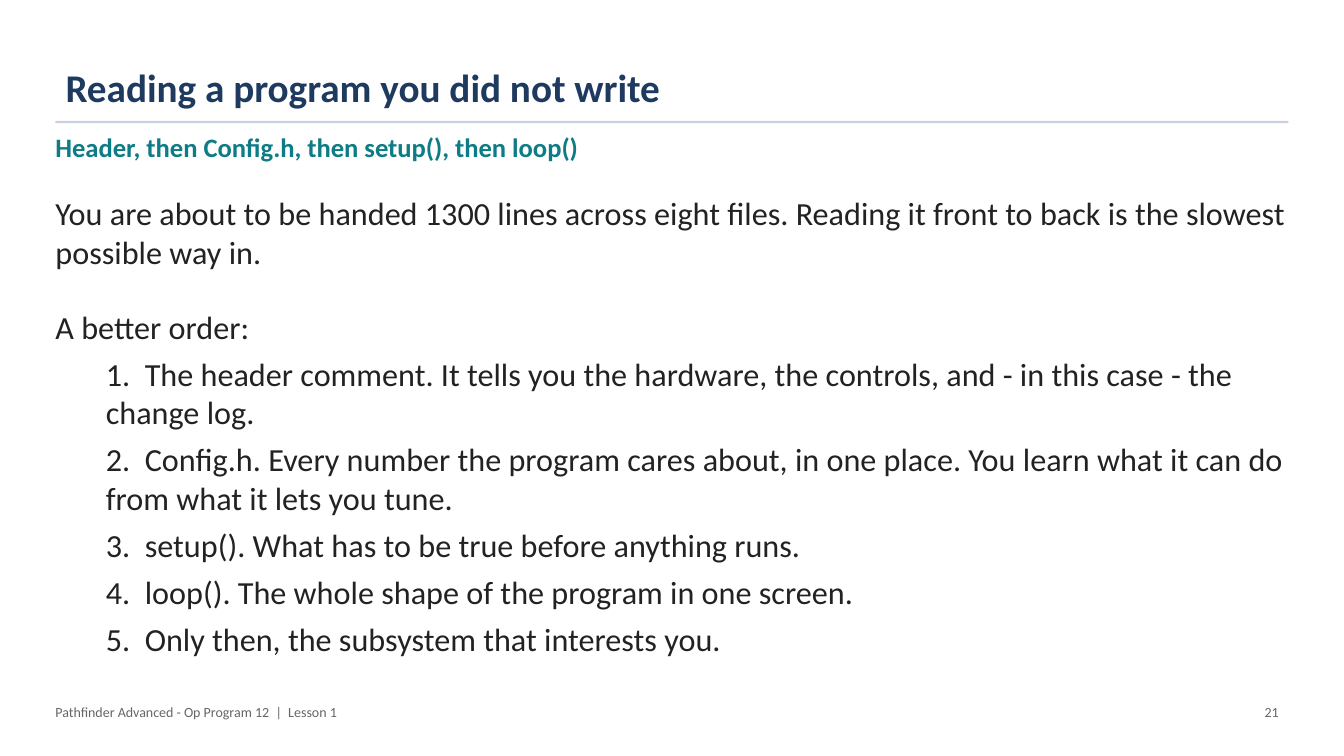
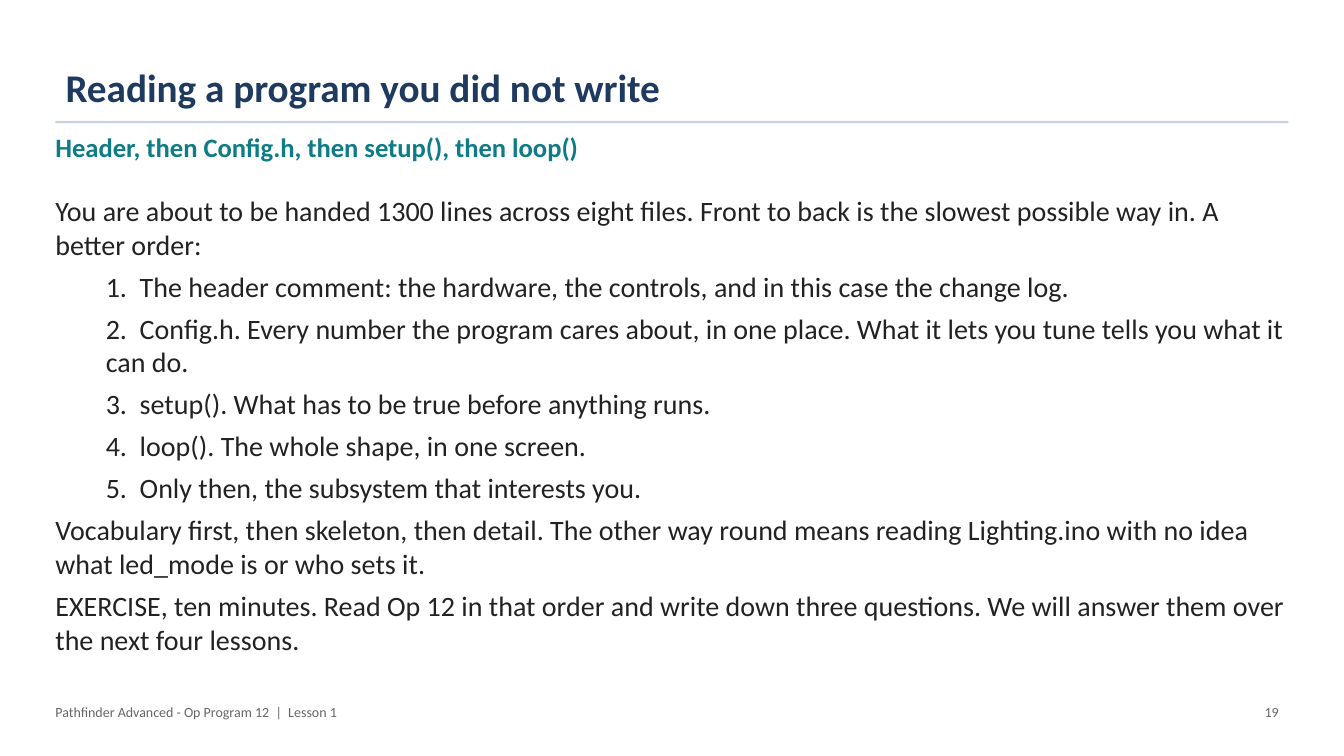
Before and after one commit to PorpoiseRobotics/porpoise-robotics, a slide deck: slide 20 of ground-vehicle/docs/courses/advanced/l1_architecture_and_toolchain.pptx (slide 22 before the commit). Drawn at 1344x756 pixels with LibreOffice and Linux fonts; fonts in the diff are those of the drawing. Boxes give left, top, right and bottom in pixels: in the first picture for what was removed or moved away, otherwise in the second. Text is boxed around its words. In the diff, an @@ line names an element or a change of style, - is before the commit and + after.

```diff
--- a/ground-vehicle/docs/courses/advanced/l1_architecture_and_toolchain.pptx
+++ b/ground-vehicle/docs/courses/advanced/l1_architecture_and_toolchain.pptx
@@ text at bbox=[55, 201, 1283, 372]: text changed; size 23 to 20 pt @@
-You are about to be handed 1300 lines across eight files. Reading it front to back is the slowest possible way in.
-A better order:
-  1. The header comment. It tells you the hardware, the controls, and - in this case - the change log.
-  2. Config.h. Every number the program cares about, in one place. You learn what it can do from what it lets you tune.
+You are about to be handed 1300 lines across eight files. Front to back is the slowest possible way in. A better order:
+  1. The header comment: the hardware, the controls, and in this case the change log.
+  2. Config.h. Every number the program cares about, in one place. What it lets you tune tells you what it can do.
@@ text at bbox=[106, 393, 710, 503]: size 23 to 20 pt in "3. setup(). What has to be true ...", "5. Only then, the subsystem that interests ..." @@
@@ text at bbox=[106, 435, 586, 461]: text changed; size 23 to 20 pt @@
-  4. loop(). The whole shape of the program in one screen.
+  4. loop(). The whole shape, in one screen.
@@ text at bbox=[55, 520, 1284, 651]: paragraphs added @@
+Vocabulary first, then skeleton, then detail. The other way round means reading Lighting.ino with no idea what led_mode is or who sets it.
+EXERCISE, ten minutes. Read Op 12 in that order and write down three questions. We will answer them over the next four lessons.
@@ text at bbox=[1265, 708, 1279, 717]: text changed @@
-21
+19
```
Also in this commit, not shown: 14 other slides changed, 3 slides removed, 17 other files.
